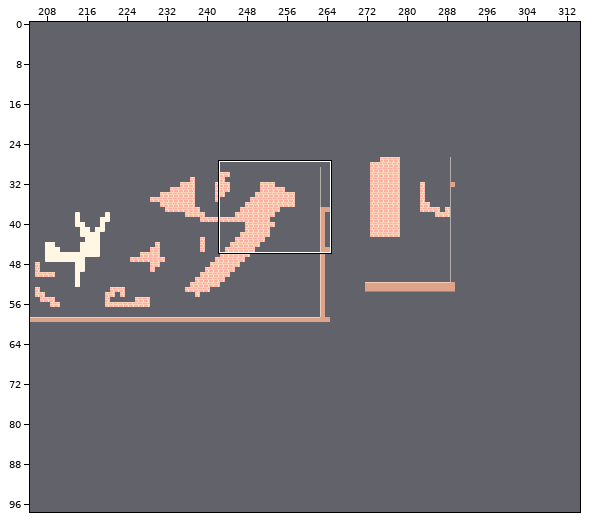
Two states of a Tiled map, content/tilemap/map.tmx. The picture above shows the old version from afar; the outline marks the close-up.
Close-up. Old version:
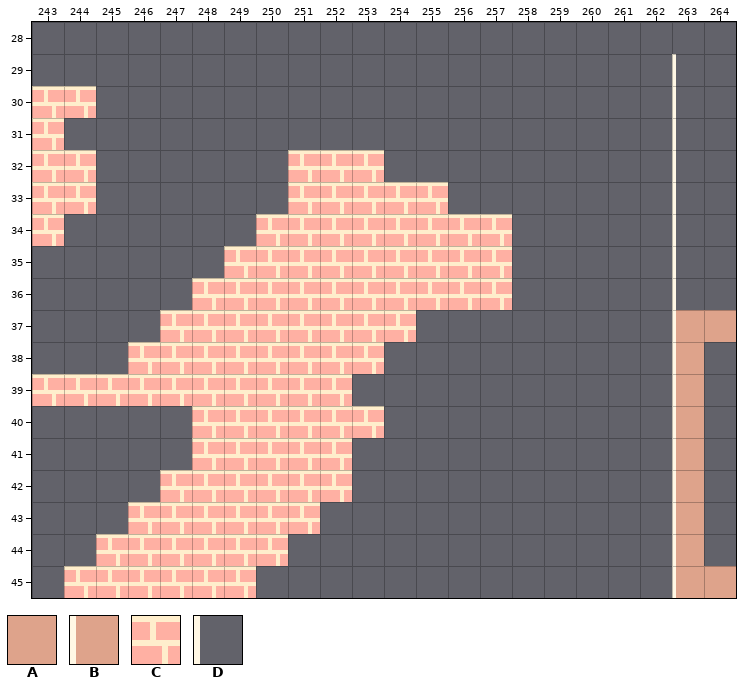
Cells are 8x8 px. Shown: x 243..264, y 28..45. The commit also changed other parts of the map, which this record leaves out.
Key: from "panda_tileset": A 43, B 59, C 73, D 214.
_ is an empty cell.
Layers that did not change in this view are not listed.
Layer "terrain" before, first column x 243:
28 ______________________
29 ____________________D_
30 CC__________________D_
31 C___________________D_
32 CC______CCC_________D_
33 CC______CCCCC_______D_
34 C______CCCCCCCC_____D_
35 ______CCCCCCCCC_____D_
36 _____CCCCCCCCCC_____D_
37 ____CCCCCCCC________BA
38 ___CCCCCCCC_________B_
39 CCCCCCCCCC__________B_
40 _____CCCCCC_________B_
41 _____CCCCC__________B_
42 ____CCCCCC__________B_
43 ___CCCCCC___________B_
44 __CCCCCC____________B_
45 _CCCCCC_____________BA
And afterwards:
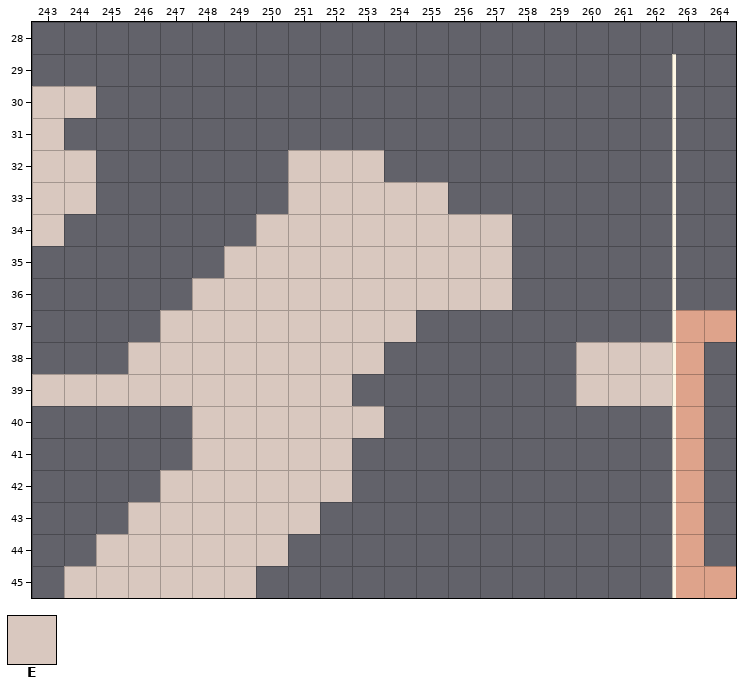
Further tiles: from "panda_tileset": E 418.
Edits made:
Layer "terrain":
The author changed tile C to tile E in row 30 at x 243 to 244; in row 31 at x 243; in row 32 at x 243 to 244 and 251 to 253; in row 33 at x 243 to 244 and 251 to 255; in row 34 at x 243 and 250 to 257; in row 35 at x 249 to 257.
The author changed tile C to tile E in row 36 at x 248 to 257; in row 37 at x 247 to 254; in row 38 at x 246 to 253; in row 39 at x 243 to 252; in row 40 at x 248 to 253; in row 41 at x 248 to 252.
The author changed tile C to tile E in row 42 at x 247 to 252; in row 43 at x 246 to 251; in row 44 at x 245 to 250; in row 45 at x 244 to 249.
Tile E now appears in rows 38 to 39 at x 260 to 262.
